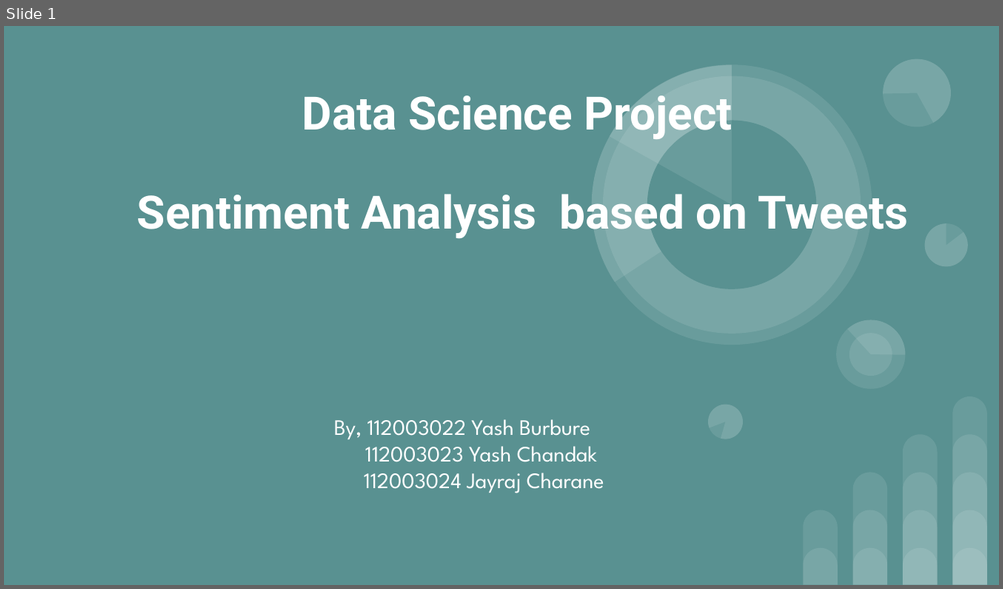
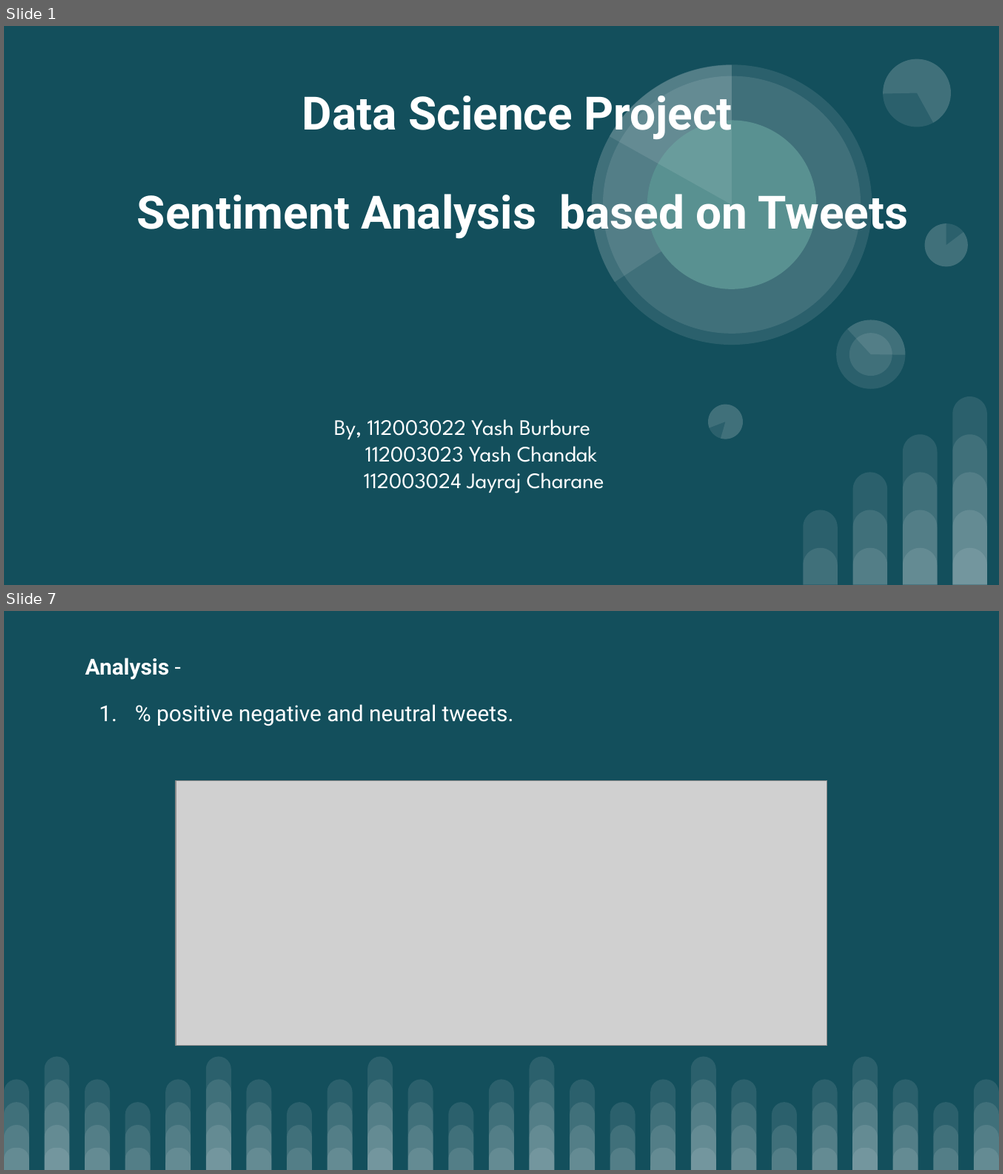
Before and after one commit to yashuchandak/Sentiment-Analysis, a slide deck: sentiment_analysis.odp. Shown one above the other, each under a label of ours: slide 1 before the commit, slides 1 and 7 after it; the slides between them are not shown. The pictures are 1003x589 and 1003x1174 pixels, drawn with LibreOffice and Linux fonts; fonts in the diff are those of the drawing; grey boxes stand for pictures. Boxes give left, top, right and bottom in pixels: in the first picture for what was removed or moved away, otherwise in the second. Text is boxed around its words. In the diff, an @@ line names an element or a change of style, - is before the commit and + after.

```diff
--- a/sentiment_analysis.odp
+++ b/sentiment_analysis.odp
@@ slide 7 added at box(4, 611, 999, 1170), background #134F5C @@
@@ text added at box(85, 658, 514, 726), 16 pt, text #FFFFFF @@
+Analysis -
+1. % positive negative and neutral tweets.
@@ picture added at box(176, 781, 828, 1047) @@
@@ group added at box(4, 1056, 999, 1170): 100 round same rects @@
@@ slide 1 changed as well @@
@@ background #599191 to #134F5C @@
```
Also in this commit, not shown: 4 other slides changed, 5 other slides added, 19 other files.
